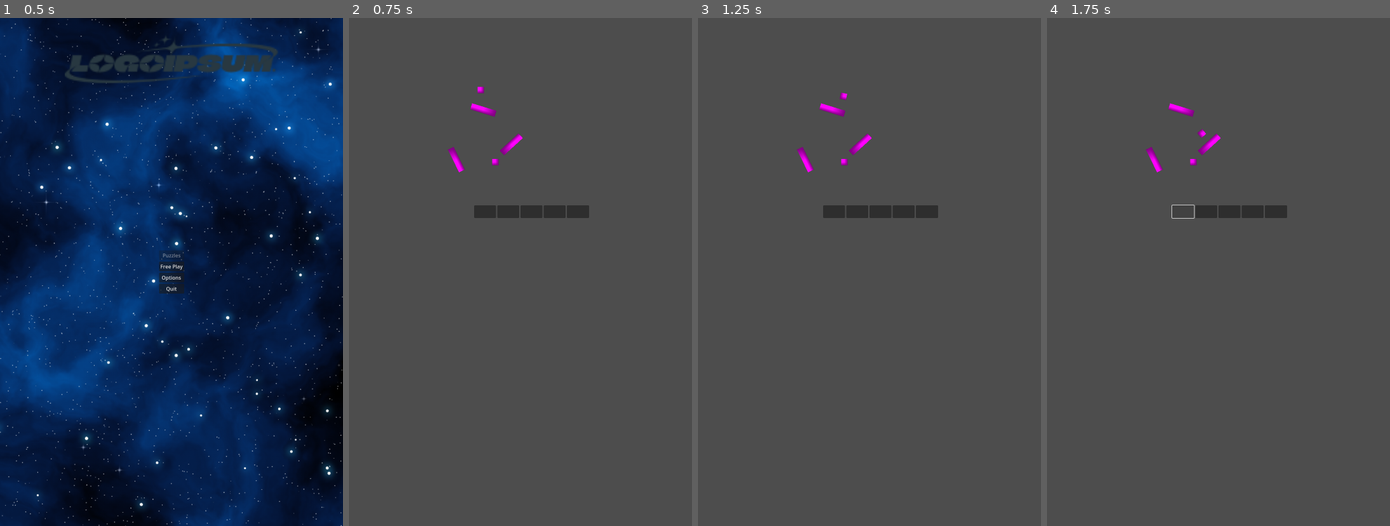
Above: before the commit, frames 1-4 (left to right).
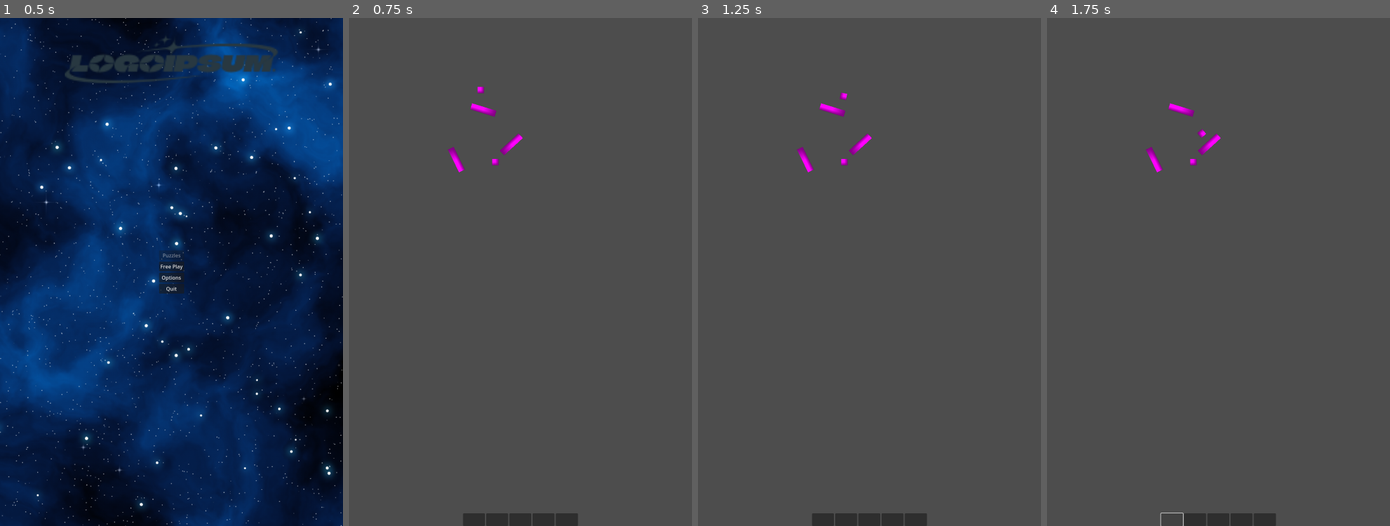
Above: after the commit, the same moments.

Repository: AlurienFlame/be-flat
Game: Godot game, scene res://scenes/main_menu.tscn
Same seed, same stepped clock (60 frames per second), same inputs: the game is played once before the commit and once after it.
Inputs (mouse positions are in pixels of both pictures, inside the frame that each line leads up to; where the layout moved, square brackets give the same spot in the first picture):
- Up to frame 1 (0.5 s): no input
- Up to frame 2 (0.75 s): click "Free Play" at 0.5 s
- Up to frame 3 (1.25 s): no input
- Up to frame 4 (1.75 s): click (1170, 520) [1184, 211] at 1.25 s

Frame 1 is identical in both runs. In frame 2, 1.6% of the frame differs, in the area x 33-70%, y 36-100%; in frame 3, 1.6%; in frame 4, 1.3%.

Commit message:
position free play UI

Diff:
--- a/scenes/free_play.tscn
+++ b/scenes/free_play.tscn
@@ -1,9 +1,11 @@
-[gd_scene load_steps=8 format=3 uid="uid://bkjr6dmtm575w"]
+[gd_scene load_steps=10 format=3 uid="uid://bkjr6dmtm575w"]
 
 [ext_resource type="Script" uid="uid://b86ojyuwmwgip" path="res://scripts/character.gd" id="1_8o48g"]
 [ext_resource type="PackedScene" uid="uid://dhpxlvxbgne2x" path="res://scenes/obstacle.tscn" id="2_64ugs"]
 [ext_resource type="AudioStream" uid="uid://bjcivjragxx06" path="res://audio/C3.wav" id="3_64ugs"]
 [ext_resource type="PackedScene" uid="uid://iagwlbrlf4rh" path="res://scenes/objective.tscn" id="4_wljob"]
+[ext_resource type="Texture2D" uid="uid://c306c45hjx1wg" path="res://images/UI_IconsWhiteIndividual_g778.png" id="5_ds2dd"]
+[ext_resource type="Texture2D" uid="uid://d2ah7eyangqat" path="res://images/UI_IconsWhiteIndividual_g774.png" id="6_1j401"]
 
 [sub_resource type="PhysicsMaterial" id="PhysicsMaterial_8cj0n"]
 bounce = 0.8
@@ -48,38 +50,79 @@
 [node name="AudioStreamPlayer2D" type="AudioStreamPlayer2D" parent="Obstacle3"]
 stream = ExtResource("3_64ugs")
 
-[node name="HBoxContainer" type="HBoxContainer" parent="."]
-offset_left = 394.0
-offset_top = 590.0
-offset_right = 756.0
-offset_bottom = 630.0
+[node name="Objective" parent="." instance=ExtResource("4_wljob")]
+position = Vector2(461, 454)
+
+[node name="UI" type="CanvasLayer" parent="."]
+
+[node name="ModalYouWin" type="PanelContainer" parent="UI"]
+visible = false
+anchors_preset = 8
+anchor_left = 0.5
+anchor_top = 0.5
+anchor_right = 0.5
+anchor_bottom = 0.5
+offset_left = -215.0
+offset_top = -120.5
+offset_right = 215.0
+offset_bottom = 120.5
+grow_horizontal = 2
+grow_vertical = 2
+size_flags_horizontal = 4
+size_flags_vertical = 4
+
+[node name="VBoxContainer" type="VBoxContainer" parent="UI/ModalYouWin"]
+layout_mode = 2
+
+[node name="Label" type="Label" parent="UI/ModalYouWin/VBoxContainer"]
+layout_mode = 2
+text = "You Win!"
+horizontal_alignment = 1
+
+[node name="HBoxContainer" type="HBoxContainer" parent="UI/ModalYouWin/VBoxContainer"]
+layout_mode = 2
+
+[node name="TextureButton" type="Button" parent="UI/ModalYouWin/VBoxContainer/HBoxContainer"]
+layout_mode = 2
+icon = ExtResource("5_ds2dd")
+flat = true
+
+[node name="TextureButton2" type="Button" parent="UI/ModalYouWin/VBoxContainer/HBoxContainer"]
+layout_mode = 2
+icon = ExtResource("6_1j401")
+flat = true
+
+[node name="Toolbar" type="HBoxContainer" parent="UI"]
+anchors_preset = 7
+anchor_left = 0.5
+anchor_top = 1.0
+anchor_right = 0.5
+anchor_bottom = 1.0
+offset_left = -181.0
+offset_top = -40.0
+offset_right = 181.0
+grow_horizontal = 2
+grow_vertical = 0
 alignment = 1
 
-[node name="Button" type="Button" parent="HBoxContainer"]
+[node name="Button" type="Button" parent="UI/Toolbar"]
 layout_mode = 2
 size_flags_horizontal = 3
 
-[node name="Button3" type="Button" parent="HBoxContainer"]
+[node name="Button3" type="Button" parent="UI/Toolbar"]
 layout_mode = 2
 size_flags_horizontal = 3
 
-[node name="Button4" type="Button" parent="HBoxContainer"]
+[node name="Button4" type="Button" parent="UI/Toolbar"]
 layout_mode = 2
 size_flags_horizontal = 3
 
-[node name="Button5" type="Button" parent="HBoxContainer"]
+[node name="Button5" type="Button" parent="UI/Toolbar"]
 layout_mode = 2
 size_flags_horizontal = 3
 
-[node name="Button2" type="Button" parent="HBoxContainer"]
+[node name="Button2" type="Button" parent="UI/Toolbar"]
 layout_mode = 2
 size_flags_horizontal = 3
 
-[node name="AspectRatioContainer" type="AspectRatioContainer" parent="."]
-offset_right = 40.0
-offset_bottom = 40.0
-
-[node name="Objective" parent="." instance=ExtResource("4_wljob")]
-position = Vector2(461, 454)
-
 [connection signal="body_entered" from="Character" to="Character" method="_on_body_entered"]
Binary file added: images/UI_IconsWhiteIndividual_g774.png
Not shown, added: images/UI_IconsWhiteIndividual_g774.png.import
Binary file added: images/UI_IconsWhiteIndividual_g778.png
Not shown, added: images/UI_IconsWhiteIndividual_g778.png.import
Binary file added: scenes/UI_IconsWhiteIndividual_g778.png
Not shown, added: scenes/UI_IconsWhiteIndividual_g778.png.import
